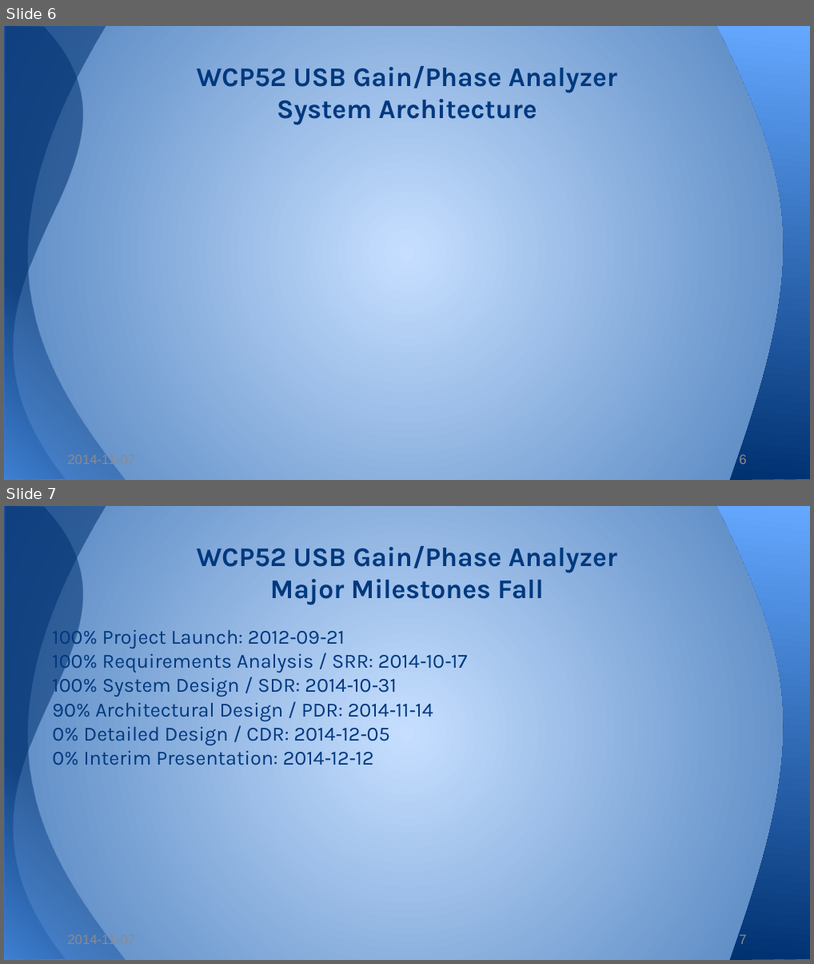
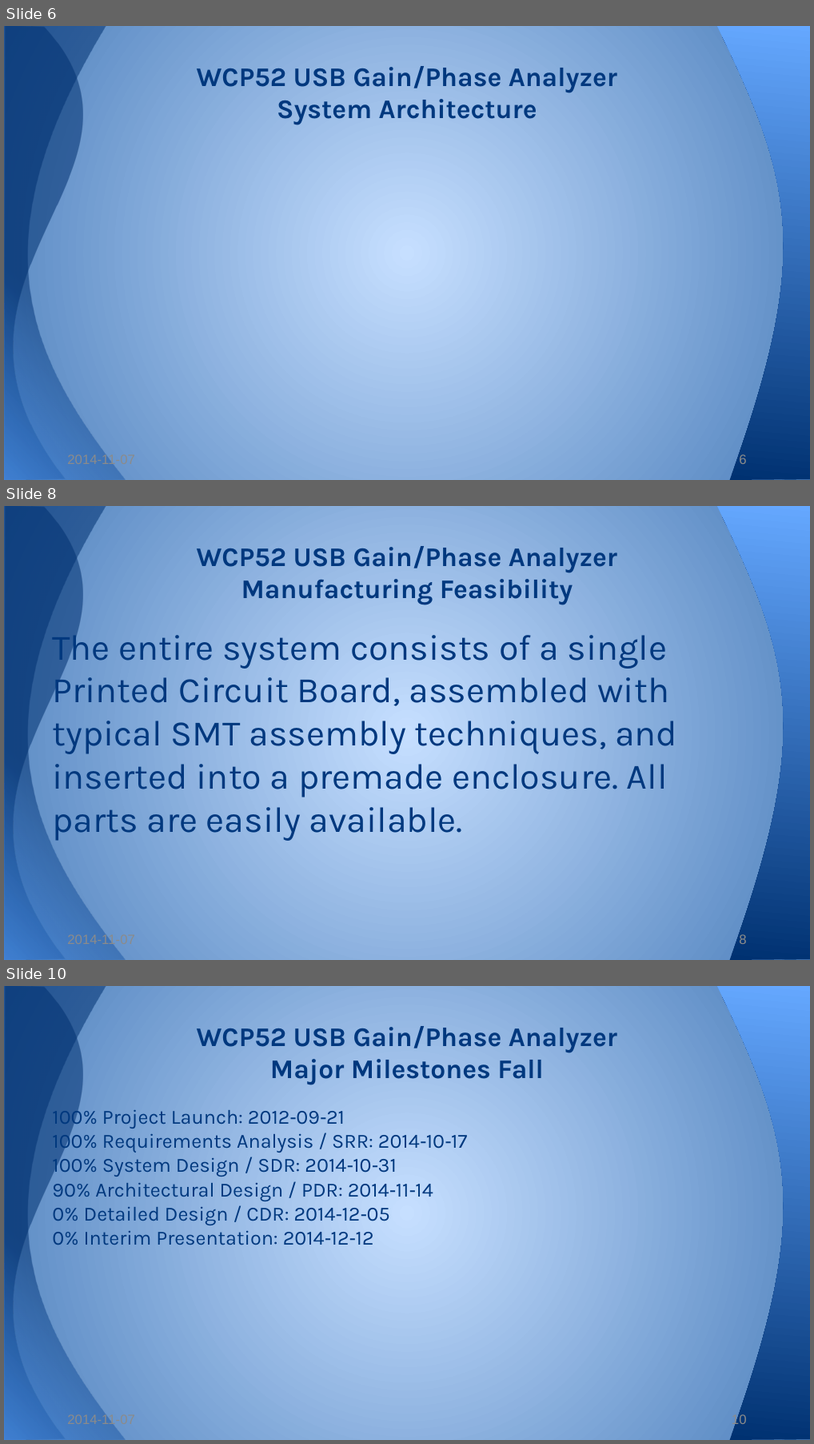
Before and after one commit to WCP52/docs, a slide deck: official/WCP52 Gain_Phase SAP.pptx. Shown one above the other, each under a label of ours: slides 6 and 7 before the commit, slides 6, 8 and 10 after it; the slides between them are not shown. The pictures are 814x964 and 814x1444 pixels, drawn with LibreOffice and Linux fonts; fonts in the diff are those of the drawing. Boxes give left, top, right and bottom in pixels: in the first picture for what was removed or moved away, otherwise in the second. Text is boxed around its words. In the diff, an @@ line names an element or a change of style, - is before the commit and + after.

Commit message:
More work on SAP

```diff
--- a/official/WCP52 Gain_Phase SAP.pptx
+++ b/official/WCP52 Gain_Phase SAP.pptx
@@ slide 8 added at [4, 506, 810, 960], background gradient #C6DFFF to #4F81BD; not listed: 3 template elements that a slide beside it also shows @@
@@ title added at [197, 546, 618, 605], 24 pt, text #00387E, bold @@
+WCP52 USB Gain/Phase Analyzer
+Manufacturing Feasibility
@@ text added at [52, 627, 678, 840], 32 pt, text #00387E @@
+The entire system consists of a single Printed Circuit Board, assembled with typical SMT assembly techniques, and inserted into a premade enclosure. All parts are easily available.
@@ text added at [67, 935, 135, 944], 12 pt, text #8C8C8C @@
+2014-11-07
@@ page number added at [739, 934, 746, 944], 12 pt, text #8C8C8C @@
+8
@@ what was slide 7 is now slide 10 @@
@@ page number at [732, 1412, 747, 1427]: text changed @@
-7
+10
```
Also in this commit, not shown: 1 slide changed, 2 other slides added.
